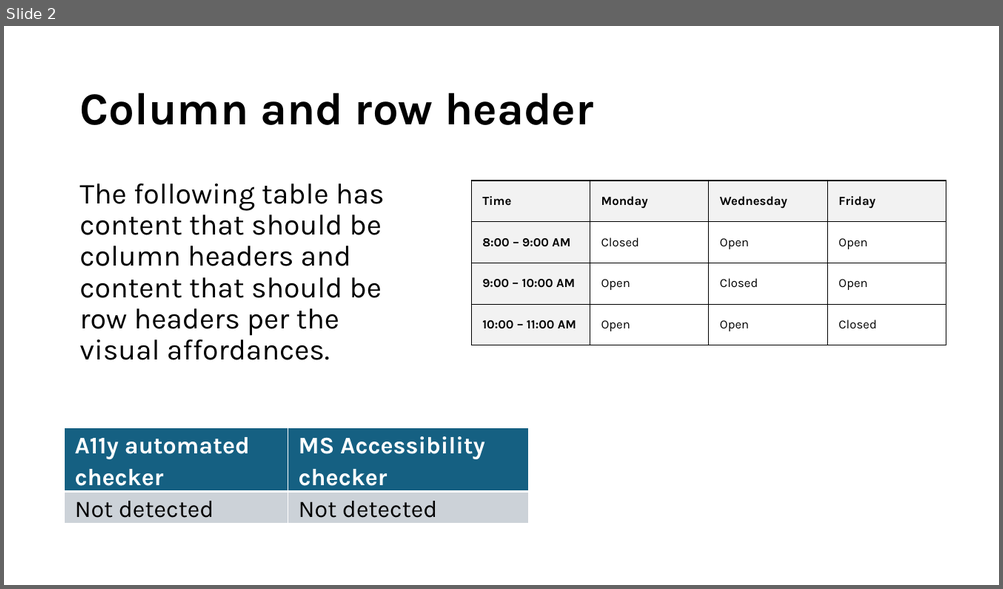
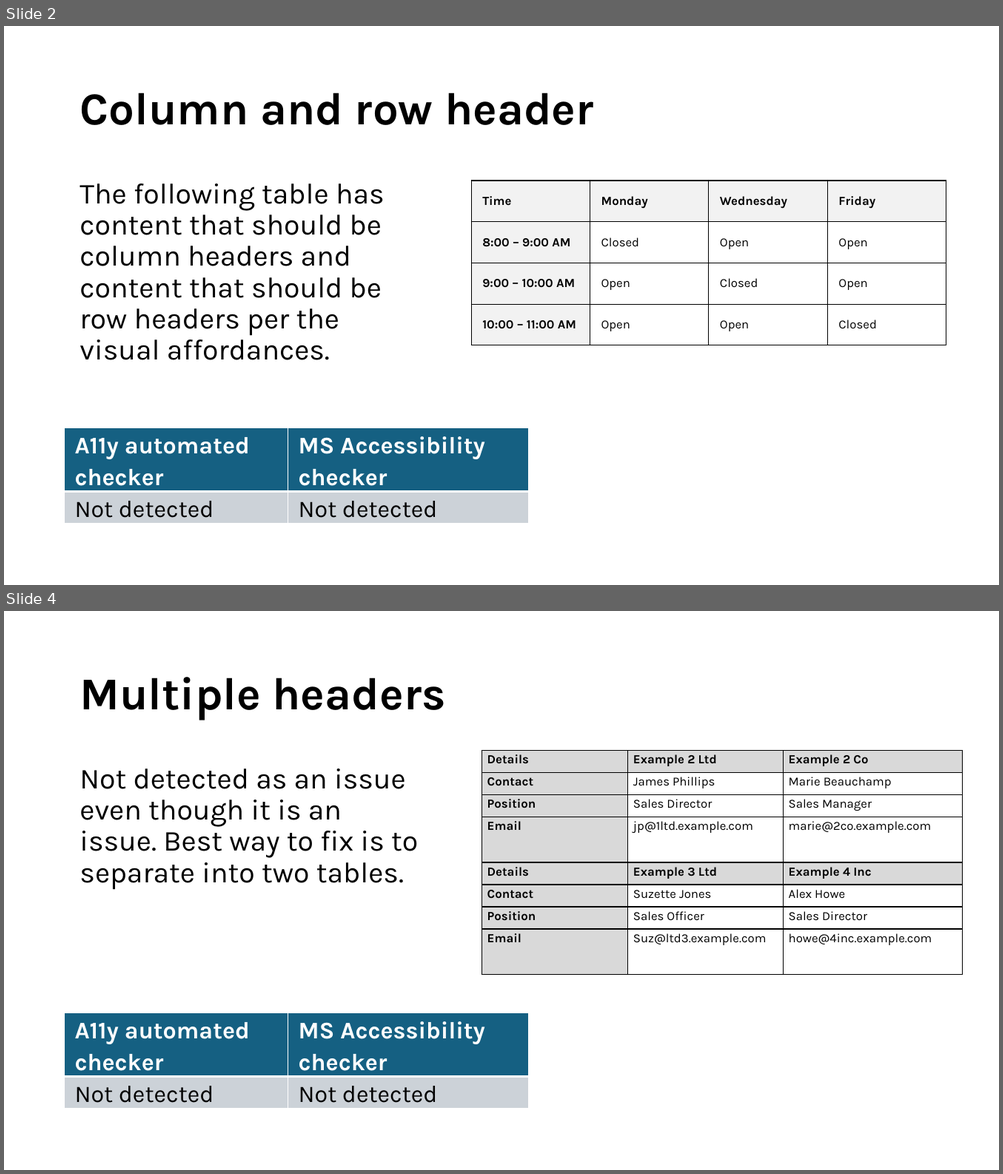
Before and after one commit to damiansian/ally-checker-higher-ed, a slide deck: Test files/tables/tablespowerpoint.pptx. Shown one above the other, each under a label of ours: slide 2 before the commit, slides 2 and 4 after it; the slides between them are not shown. The pictures are 1003x589 and 1003x1174 pixels, drawn with LibreOffice and Linux fonts; fonts in the diff are those of the drawing. Boxes give left, top, right and bottom in pixels: in the first picture for what was removed or moved away, otherwise in the second. Text is boxed around its words. In the diff, an @@ line names an element or a change of style, - is before the commit and + after.

```diff
--- a/Test files/tables/tablespowerpoint.pptx
+++ b/Test files/tables/tablespowerpoint.pptx
@@ slide 4 added at [4, 611, 999, 1170], background #FFFFFF @@
@@ title added at [79, 677, 446, 721], 44 pt, text #000000, bold @@
+Multiple headers
@@ table added at [481, 751, 962, 975], 8 rows, 3 columns @@
+Details | Example 2 Ltd | Example 2 Co
+Contact | James Phillips | Marie Beauchamp
+Position | Sales Director | Sales Manager
+Email | jp@1ltd.example.com | marie@2co.example.com
+Details | Example 3 Ltd | Example 4 Inc
+Contact | Suzette Jones | Alex Howe
+Position | Sales Officer | Sales Director
+Email | Suz@ltd3.example.com | howe@4inc.example.com
@@ text added at [79, 769, 418, 890], 28 pt, text #000000 @@
+Not detected as an issue even though it is an issue. Best way to fix is to separate into two tables.
@@ table added at [65, 1013, 529, 1112], 2 rows, 2 columns @@
+A11y automated checker | MS Accessibility checker
+Not detected | Not detected
```
Also in this commit, not shown: 2 other slides added, 59 other files.
